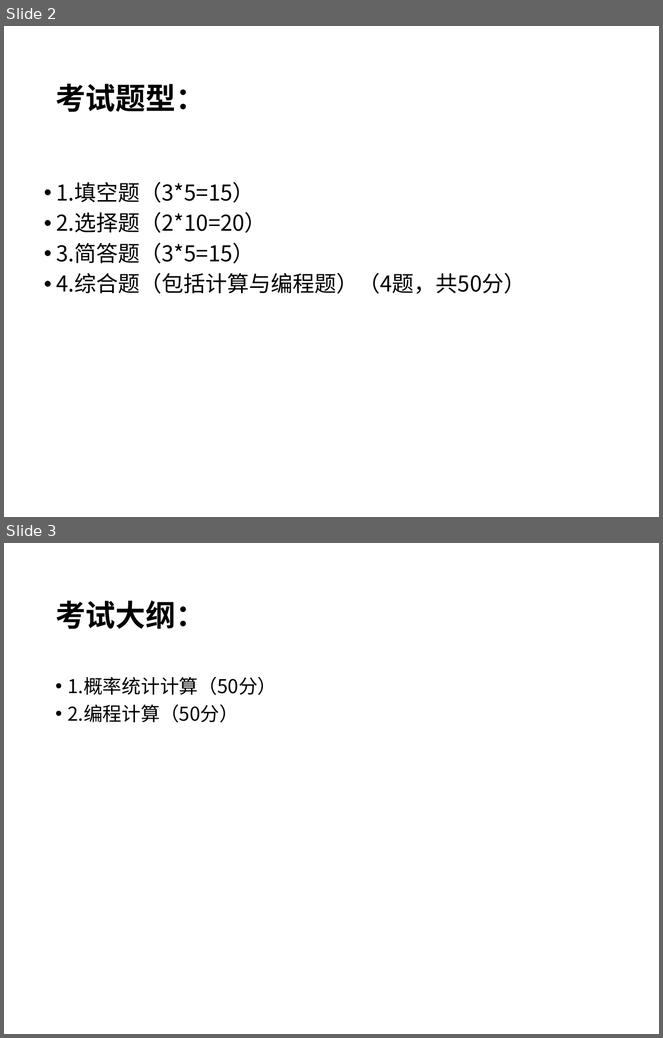
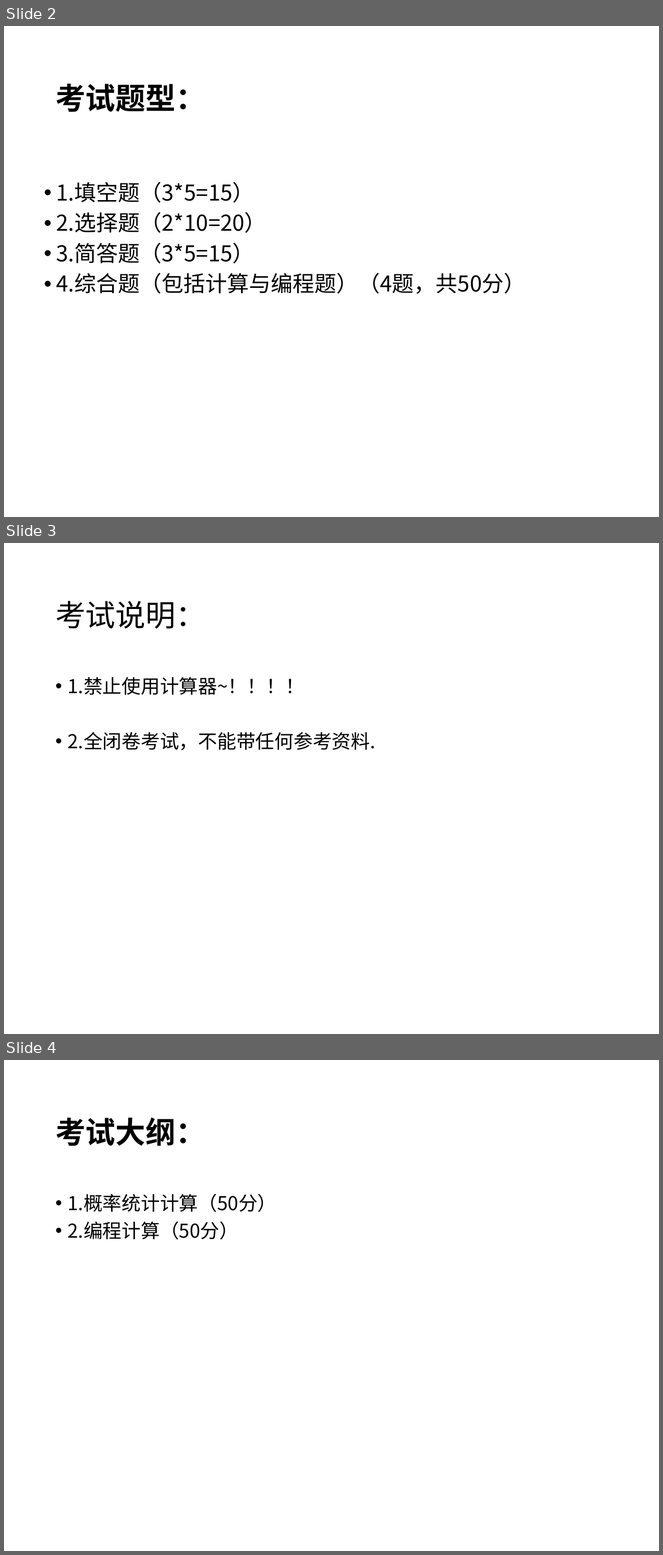
Before and after one commit to shfkuang/shfkuang.github.io, a slide deck: sc2019/scfuxi.ppt. Shown one above the other, each under a label of ours: slides 2 and 3 before the commit, slides 2, 3 and 4 after it. The pictures are 663x1038 and 663x1555 pixels, drawn with LibreOffice and Linux fonts; fonts in the diff are those of the drawing. Boxes give left, top, right and bottom in pixels: in the first picture for what was removed or moved away, otherwise in the second. Text is boxed around its words. In the diff, an @@ line names an element or a change of style, - is before the commit and + after.

```diff
--- a/sc2019/scfuxi.ppt
+++ b/sc2019/scfuxi.ppt
@@ slide 3 added at [4,543,659,1034], background #FFFFFF @@
@@ title added at [55,601,206,629], 33 pt, text #000000 @@
+考试说明：
@@ text added at [68,677,376,750], 21 pt, text #000000 @@
+• 1.禁止使用计算器~！！！！
+• 2.全闭卷考试，不能带任何参考资料.
@@ what was slide 3 is now slide 4 @@
```
Also in this commit, not shown: 1 slide changed, 1 other file.
